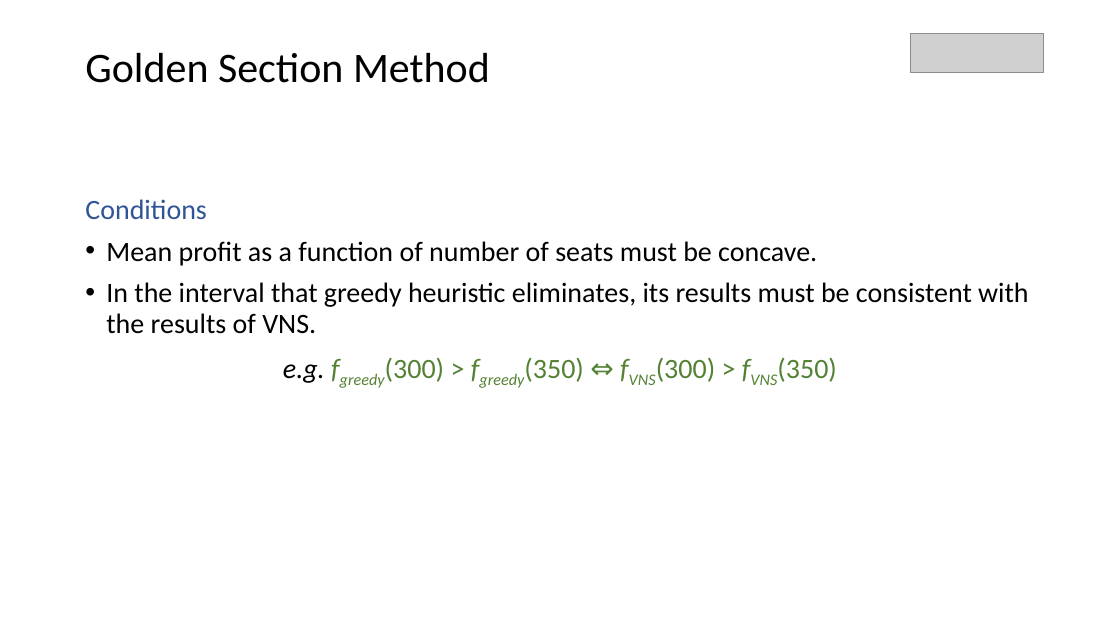
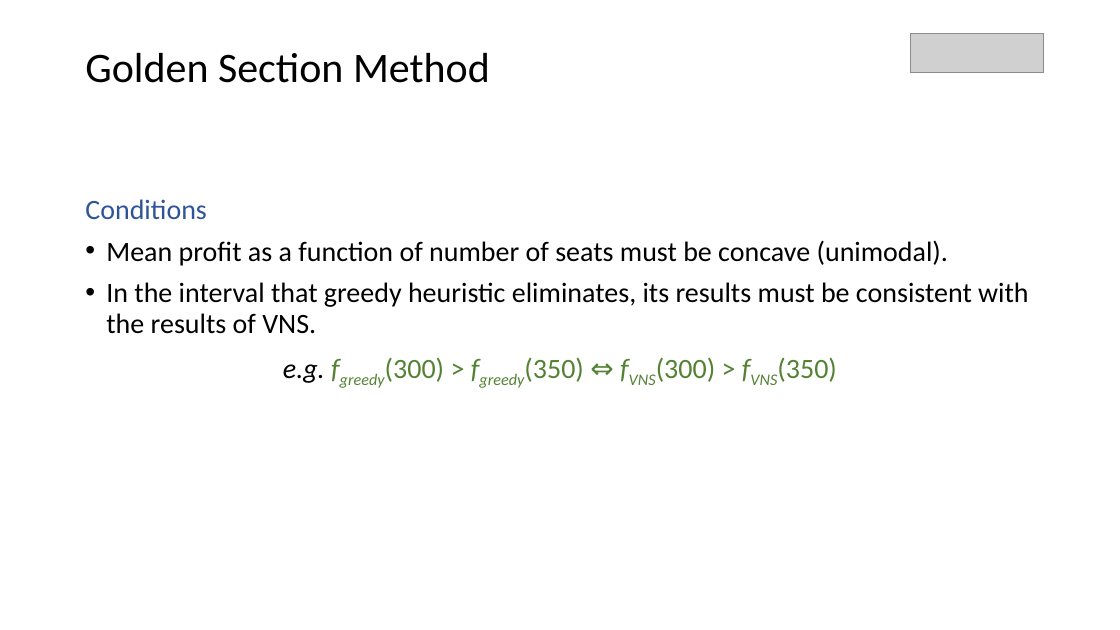
Before and after one commit to parkjan4/OptSim, a slide deck: slide 7 of Presentation.pptx (slide 6 before the commit). Drawn at 1120x630 pixels with LibreOffice and Linux fonts; fonts in the diff are those of the drawing; grey boxes stand for pictures. Boxes give left, top, right and bottom in pixels: in the first picture for what was removed or moved away, otherwise in the second. Text is boxed around its words. In the diff, an @@ line names an element or a change of style, - is before the commit and + after.

```diff
--- a/Presentation.pptx
+++ b/Presentation.pptx
@@ text at [106,240,948,266]: text changed @@
-• Mean profit as a function of number of seats must be concave.
+• Mean profit as a function of number of seats must be concave (unimodal).
```
Also in this commit, not shown: 1 other slide changed, 1 slide added, 3 other files.
